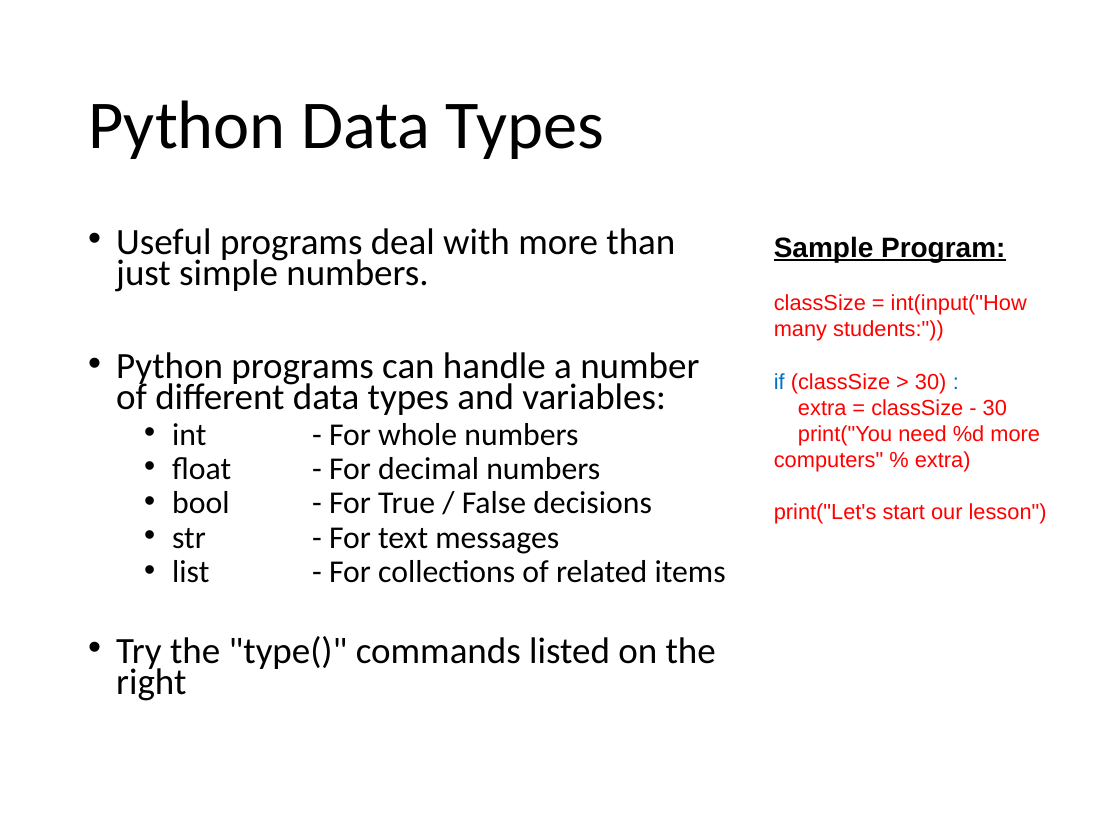
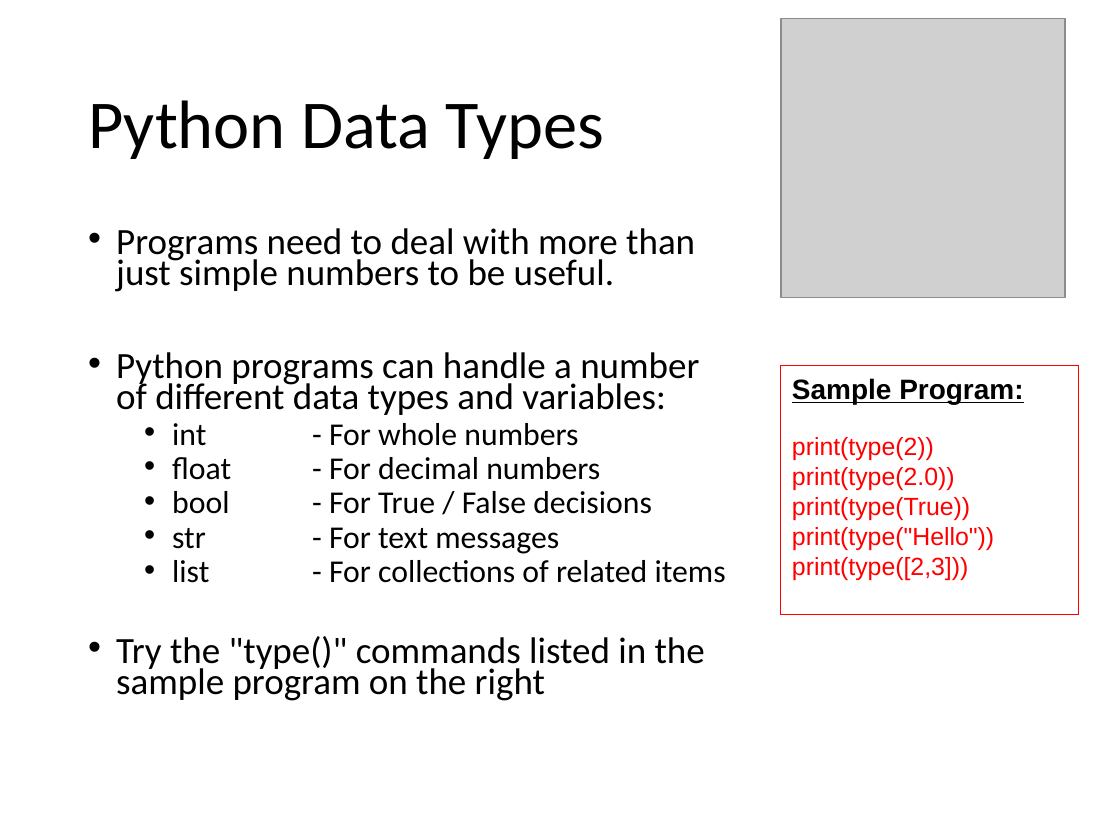
Before and after one commit to Greg5519/ICS2O0, a slide deck: slide 2 of Topic B Programming Introduction/B.4 Lesson - Python More Variables.pptx. Drawn at 1120x840 pixels with LibreOffice and Linux fonts; fonts in the diff are those of the drawing; grey boxes stand for pictures. Boxes give left, top, right and bottom in pixels: in the first picture for what was removed or moved away, otherwise in the second. Text is boxed around its words. In the diff, an @@ line names an element or a change of style, - is before the commit and + after.

```diff
--- a/Topic B Programming Introduction/B.4 Lesson - Python More Variables.pptx
+++ b/Topic B Programming Introduction/B.4 Lesson - Python More Variables.pptx
@@ picture added at bbox=[781, 18, 1065, 298] @@
@@ text at bbox=[116, 228, 695, 292]: text changed @@
-• Useful programs deal with more than just simple numbers.
+• Programs need to deal with more than just simple numbers to be useful.
@@ rectangle "Sample Program:": place and size @@
-rectangle "Sample Program:" at bbox=[774, 236, 1047, 524]
+rectangle "Sample Program:" at bbox=[781, 366, 1079, 615]
@@ rectangle "Sample Program:" at bbox=[781, 366, 1079, 615]: outline none to #FF0000 0.75 pt @@
@@ text in rectangle at bbox=[792, 437, 994, 580]: text changed; size 14 to 16 pt @@
-classSize = int(input("How many students:"))
-if (classSize > 30) :
-extra = classSize - 30
-print("You need %d more computers" % extra)
-print("Let's start our lesson")
+print(type(2))
+print(type(2.0))
+print(type(True))
+print(type("Hello"))
+print(type([2,3]))
@@ text at bbox=[116, 636, 705, 701]: text changed @@
-• Try the "type()" commands listed on the right
+• Try the "type()" commands listed in the sample program on the right
```
Also in this commit, not shown: 2 other slides changed, 3 slides added, 1 slide removed, 2 other files.
